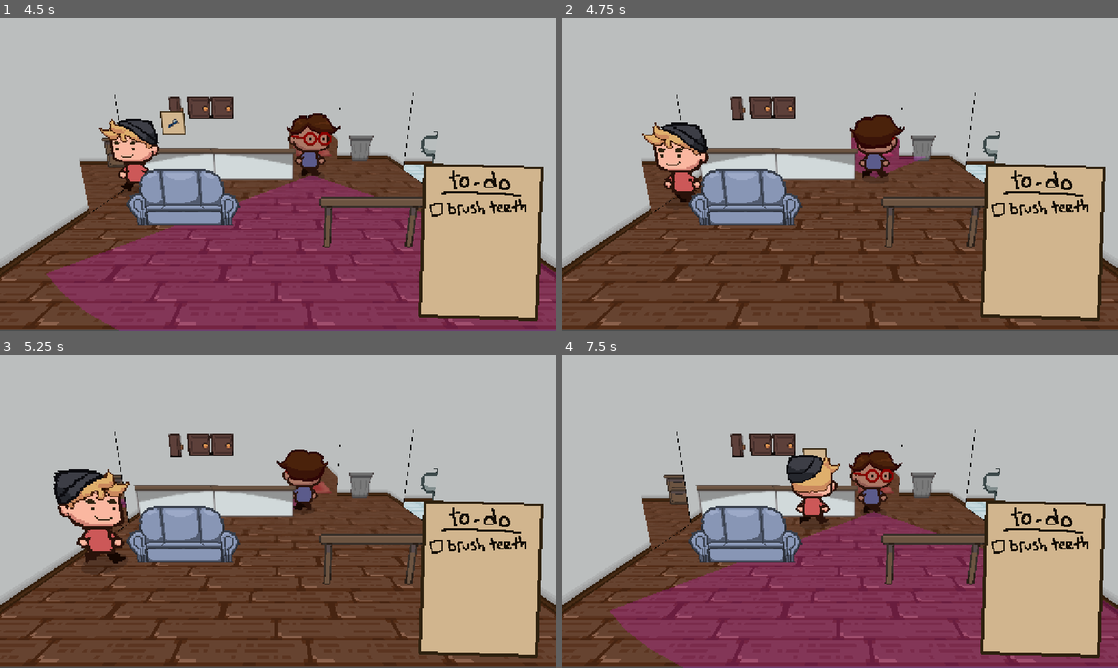
Above: before the commit, frames 1-4 (two rows, left to right).
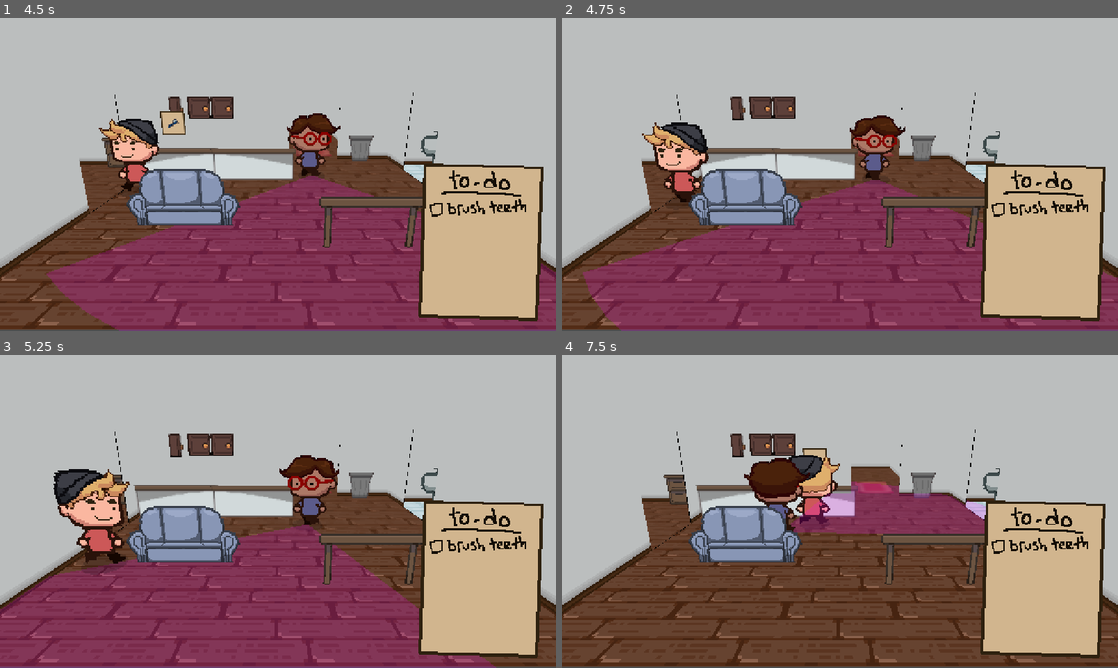
Above: after the commit, the same moments.

Repository: geekazodium/RIT-Halloween-Game-Jam-2025
Game: Godot game, scene res://menu/menu.tscn
Two runs of this game, one before a commit and one after it. Both use one fixed random seed, a clock stepped at 60 frames per second and the inputs below. The engine's default icon, where the game draws it, is replaced by a stand-in: a white triangle on a blue panel in a dark square.
Inputs (mouse positions are in pixels of both pictures, inside the frame that each line leads up to):
- Up to frame 1 (4.5 s): click (278, 202) at 0.5 s; move the mouse to (250, 237) at 1.27 s; hold W (move_up) 1.28-2.78 s; tap Space (interact) every 0.75 s from 1.35 to 4.35 s; move the mouse to (444, 221) at 2.02 s; move the mouse to (111, 127) at 2.77 s; hold A (move_left) 2.78-4.28 s; move the mouse to (305, 174) at 3.52 s; move the mouse to (194, 96) at 4.27 s; hold S (move_down) from 4.28 s (still down)
- Up to frame 2 (4.75 s): keep holding S (move_down)
- Up to frame 3 (5.25 s): move the mouse to (400, 495) at 5.02 s; release S (move_down) at 5.03 s; hold D (move_right) from 5.03 s (still down); tap Space (interact) at 5.1 s
- Up to frame 4 (7.5 s): move the mouse to (728, 527) at 5.77 s; release D (move_right) at 5.78 s; hold W (move_up) 5.78-6.53 s; tap Space (interact) at 5.85, 6.6, 7.35 s; move the mouse to (895, 442) at 6.52 s; hold D (move_right) from 6.53 s (still down); move the mouse to (812, 574) at 7.27 s

Frame 1 is identical in both runs. In frame 2, 26% of the frame differs, in the area x 3-100%, y 30-100%; in frame 3, 27%; in frame 4, 29%, in the area x 8-100%, y 30-100%.

Commit message:
fix: roommate should be a bit more persistient in chasing player down

Diff:
--- a/roommate/roommate.tscn
+++ b/roommate/roommate.tscn
@@ -285,6 +285,7 @@
 character_body = NodePath("..")
 current_room_detector = NodePath("../CurrentRoomDetector")
 room_enter_detection_area = NodePath("../CurrentRoomDetector")
+chase_player_time = 3.5
 
 [node name="DropShadow" parent="." instance=ExtResource("16_fnlvw")]
 skeleton = NodePath("../CurrentRoomDetector")
